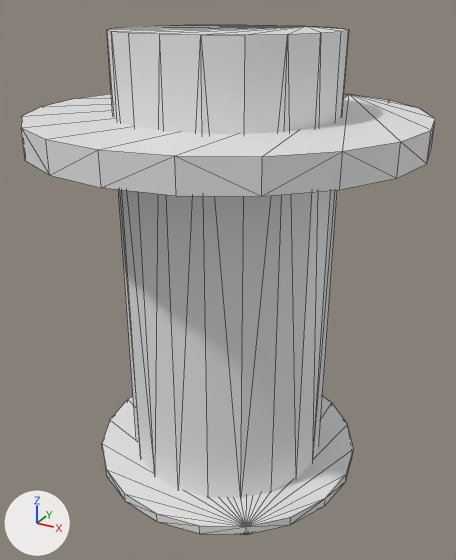
Renders of the OBJ model Assets/models/maps/ares/ares_reactor_hulls_metal.obj from each side of a commit.
Camera for both pictures: a 50 mm lens placed at (468.0, -850.0, 755.0), pointed at (6.0, -9.0, 335.0). The axes (+X, +Y, +Z) are drawn at lower left. The lights are the same throughout. The older version comes first. Mesh edges are drawn as thin lines. Where no turn or scale is listed for an object, it has been applied to the vertices.

Names of what the first picture shows: 'ares_reactor_hulls_metal'.
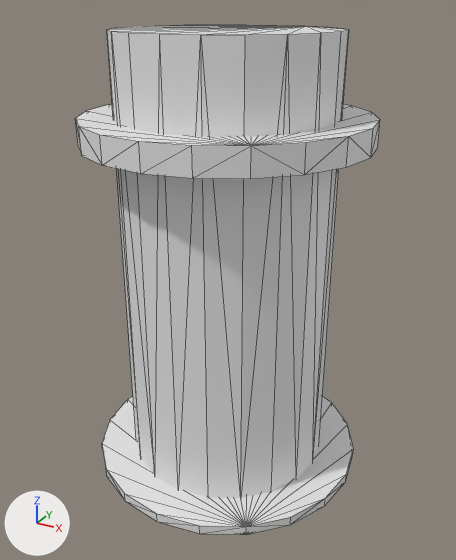
Location of each change, [x1, y1, x2, y2] in pixels of the pictures (456 x 560 px; the box of a moved part takes in the faces that stretch with it):
```json
{"object": "ares_reactor_hulls_metal", "change": "reshaped", "before": [21, 25, 435, 534], "after": [76, 25, 380, 534], "on screen": "27% narrower"}
{"part": 1, "of": "me_ares_reactor_hulls_metal", "change": "moved or reshaped", "before": [21, 94, 435, 197], "after": [76, 104, 380, 179]}
```

Edits to the scene script, one JSON object a line:
```json
{"block": "me_ares_reactor_hulls_metal", "where": "# used by ob_ares_reactor_hulls_metal; location = (0.0, 0.0, 0.0)"}
{"op": "remove", "block": "me_ares_reactor_hulls_metal", "code": "me_ares_reactor_hulls_metal.from_pydata(...)  # 120 vertices, 228 faces; spans x -300.0..300.0, y -300.0..300.0, z 0.0..720.0"}
{"op": "add", "block": "me_ares_reactor_hulls_metal", "code": "me_ares_reactor_hulls_metal.from_pydata(...)  # 120 vertices, 228 faces; spans x -232.0..232.0, y -232.0..232.0, z 0.0..720.0"}
{"block": "me_ares_reactor_hulls_metal", "change": "me_ares_reactor_hulls_metal part 1"}
{"block": "me_ares_reactor_hulls_metal", "change": "7 vertices are removed from x -243.0..243.0, y -243.0..285.0, z 560.0..604.0"}
{"block": "me_ares_reactor_hulls_metal", "change": "48 faces are deleted"}
{"block": "me_ares_reactor_hulls_metal", "change": "33 vertices move from x -300.0..300.0, y -300.0..300.0, z 560.0..604.0 to x -224.0..224.0, y -224.0..224.0, z 560.0..600.0"}
{"block": "me_ares_reactor_hulls_metal", "change": "7 vertices are added at x -181.0..181.0, y -181.0..213.0, z 560.0..600.0"}
{"block": "me_ares_reactor_hulls_metal", "change": "48 new faces join them"}
```
